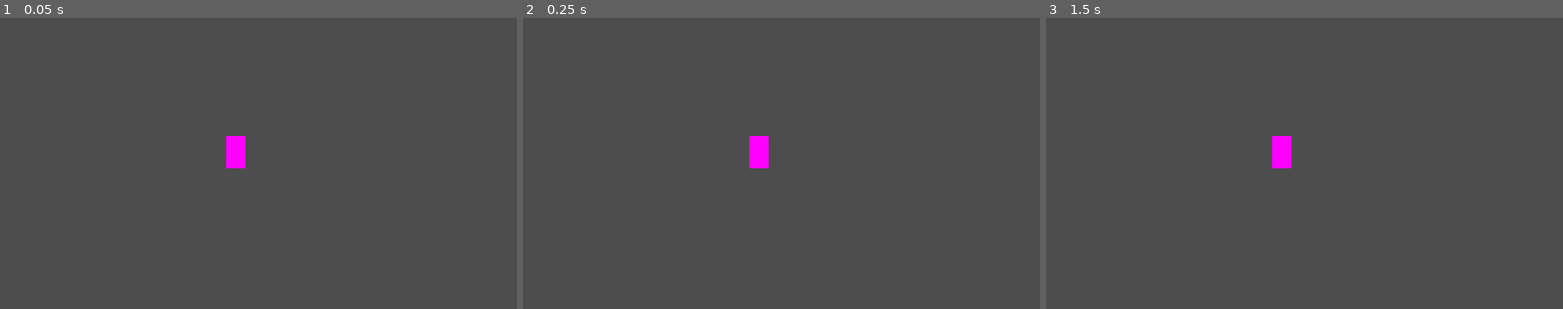
Above: before the commit, frames 1-3 (left to right).
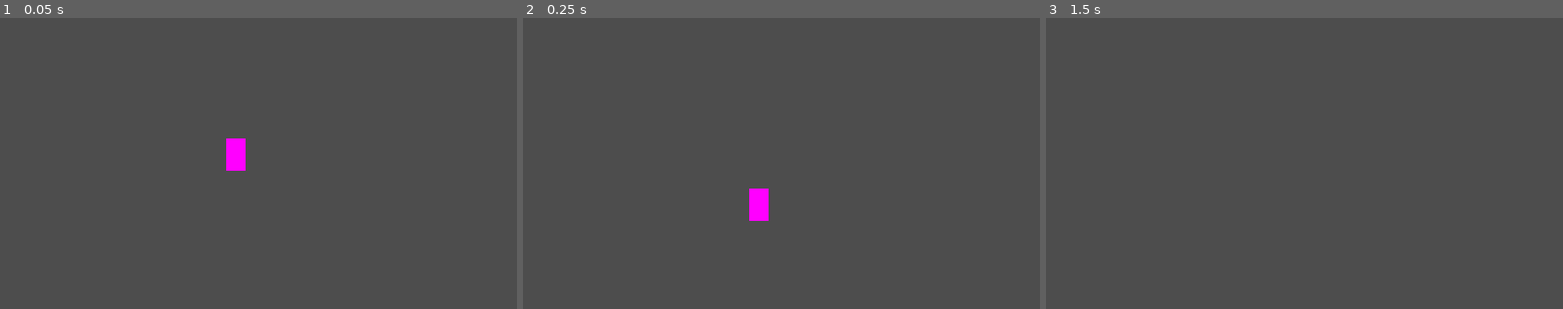
Above: after the commit, the same moments.

Repository: The-Escapegoat/PirateSoftwareGameJam
Game: Godot game, scene res://main.tscn
The game is run twice, just before and just after one commit, with the same random seed, the same clock (stepped at 60 frames per second) and the same inputs.
Inputs:
- Up to frame 1 (0.05 s): no input
- Up to frame 2 (0.25 s): no input
- Up to frame 3 (1.5 s): tap Enter (ui_accept) at 0.5, 0.6, 0.77, 1.07, 1.25, 1.35 s; hold Right (ui_right) from 0.53 s (still down)

The runs differ from the first frame. In frame 1, less than 0.1% of the frame differs, in the area x 43-48%, y 40-53%; in frame 2, 0.8%, in the area x 43-48%, y 40-70%; in frame 3, 0.4%.

Commit message:
movement script

Diff:
--- /dev/null
+++ b/player.gd
@@ -0,0 +1,28 @@
+extends CharacterBody2D
+
+
+const SPEED = 300.0
+const JUMP_VELOCITY = -400.0
+
+# Get the gravity from the project settings to be synced with RigidBody nodes.
+var gravity = ProjectSettings.get_setting("physics/2d/default_gravity")
+
+
+func _physics_process(delta):
+	# Add the gravity.
+	if not is_on_floor():
+		velocity.y += gravity * delta
+
+	# Handle jump.
+	if Input.is_action_just_pressed("ui_accept") and is_on_floor():
+		velocity.y = JUMP_VELOCITY
+
+	# Get the input direction and handle the movement/deceleration.
+	# As good practice, you should replace UI actions with custom gameplay actions.
+	var direction = Input.get_axis("ui_left", "ui_right")
+	if direction:
+		velocity.x = direction * SPEED
+	else:
+		velocity.x = move_toward(velocity.x, 0, SPEED)
+
+	move_and_slide()
--- a/player.tscn
+++ b/player.tscn
@@ -1,4 +1,6 @@
-[gd_scene load_steps=6 format=3 uid="uid://cnqjadjtimi1p"]
+[gd_scene load_steps=7 format=3 uid="uid://cnqjadjtimi1p"]
+
+[ext_resource type="Script" path="res://player.gd" id="1_8gny3"]
 
 [sub_resource type="PlaceholderTexture2D" id="PlaceholderTexture2D_4p22r"]
 
@@ -15,7 +17,8 @@
 "new_animation": SubResource("Animation_bt2in")
 }
 
-[node name="CharacterBody2D" type="CharacterBody2D"]
+[node name="Player" type="CharacterBody2D"]
+script = ExtResource("1_8gny3")
 
 [node name="Sprite2D" type="Sprite2D" parent="."]
 position = Vector2(-4.76837e-07, 0)
